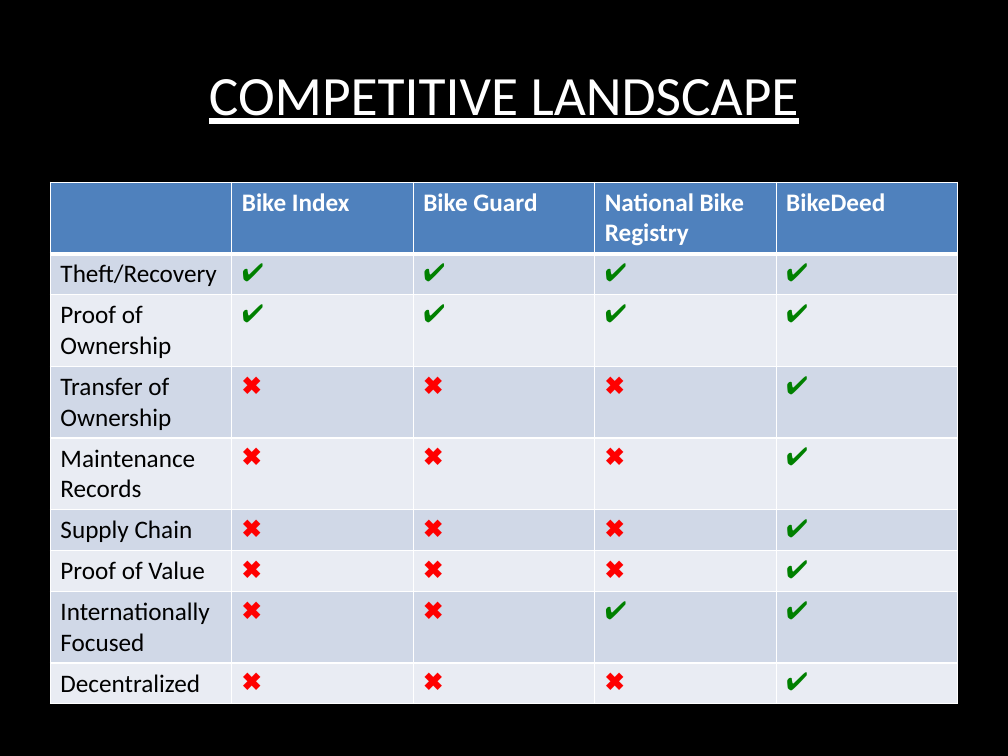
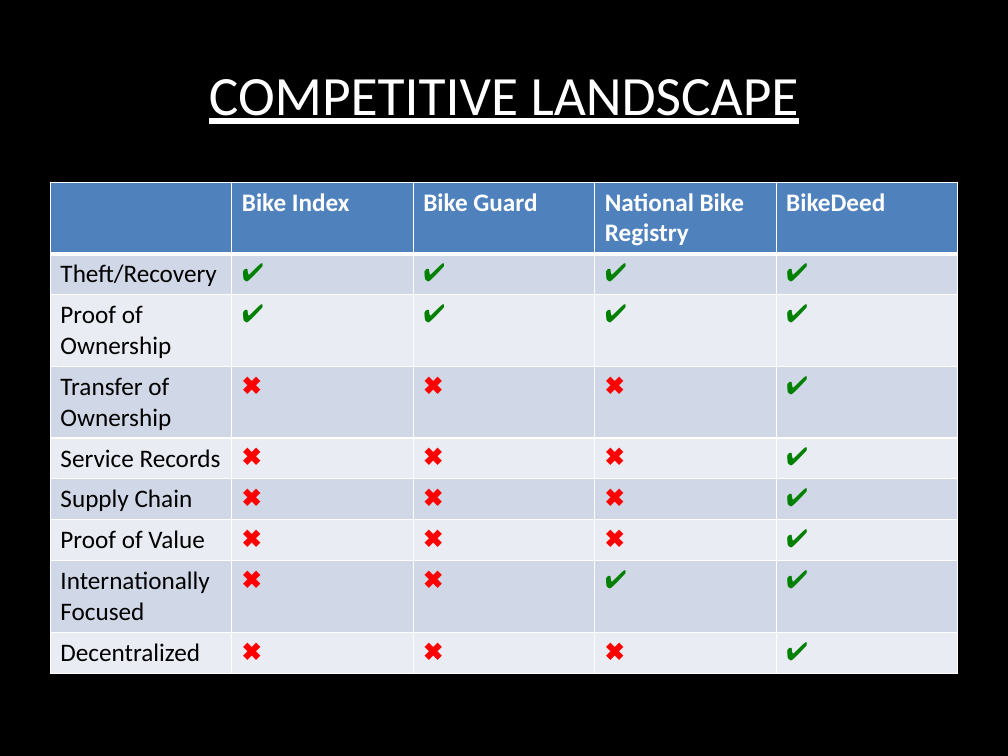
Before and after one commit to BikeDeed/BikeDeedWebsite, a slide deck: slide 7 of BikeDeedPitchDeck.pptx. Drawn at 1008x756 pixels with LibreOffice and Linux fonts; fonts in the diff are those of the drawing. Boxes give left, top, right and bottom in pixels: in the first picture for what was removed or moved away, otherwise in the second. Text is boxed around its words. In the diff, an @@ line names an element or a change of style, - is before the commit and + after.

```diff
--- a/BikeDeedPitchDeck.pptx
+++ b/BikeDeedPitchDeck.pptx
@@ table at (50, 182, 958, 669) @@
-row 5, column 1: Maintenance Records
+row 5, column 1: Service Records
```
Also in this commit, not shown: 6 other slides changed, 2 other files.
